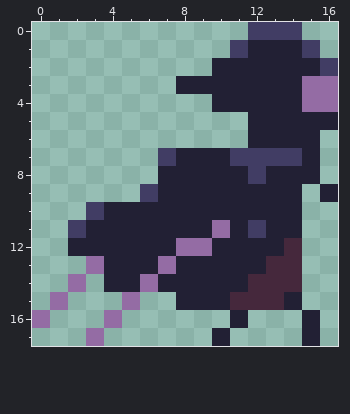
Pixel-art sprite: images/player-run-002.png. Above: the version before the commit.
The file is 17x18 pixels. Pixels under 10% opacity are left out.
After:
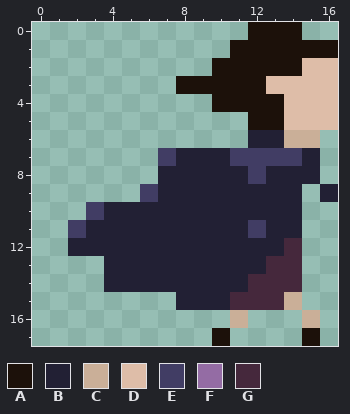
Palette (. is transparent): A #1c110a  B #222034  C #caaf98  D #debda8  E #413d64  F #946ca4  G #45283c
The exact change:
@@ x 6..16 @@
- 0 ......EEE..
- 1 .....EBBBE.
- 2 ....BBBBBBE
- 3 ..BBBBBBBFF
- 4 ....BBBBBFF
- 5 ......BBBBB
- 6 ......BBBB.
+ 0 ......AAA..
+ 1 .....AAAAAA
+ 2 ....AAAAADD
+ 3 ..AAAAADDDD
+ 4 ....AAAADDD
+ 5 ......AADDD
+ 6 ......BBCC.
  7 .EBBBEEEEB.
@@ x 0..16 @@
 10 ...EBBBBBBBBBBB..
-11 ..EBBBBBBBFBEBB..
-12 ..BBBBBBFFBBBBG..
-13 ...FBBBFBBBBBGG..
-14 ..F.BBFBBBBBGGG..
-15 .F...F..BBBGGGB..
-16 F...F......B...B.
-17 ...F......B....B.
+11 ..EBBBBBBBBBEBB..
+12 ..BBBBBBBBBBBBG..
+13 ....BBBBBBBBBGG..
+14 ....BBBBBBBBGGG..
+15 ........BBBGGGC..
+16 ...........C...C.
+17 ..........A....A.
